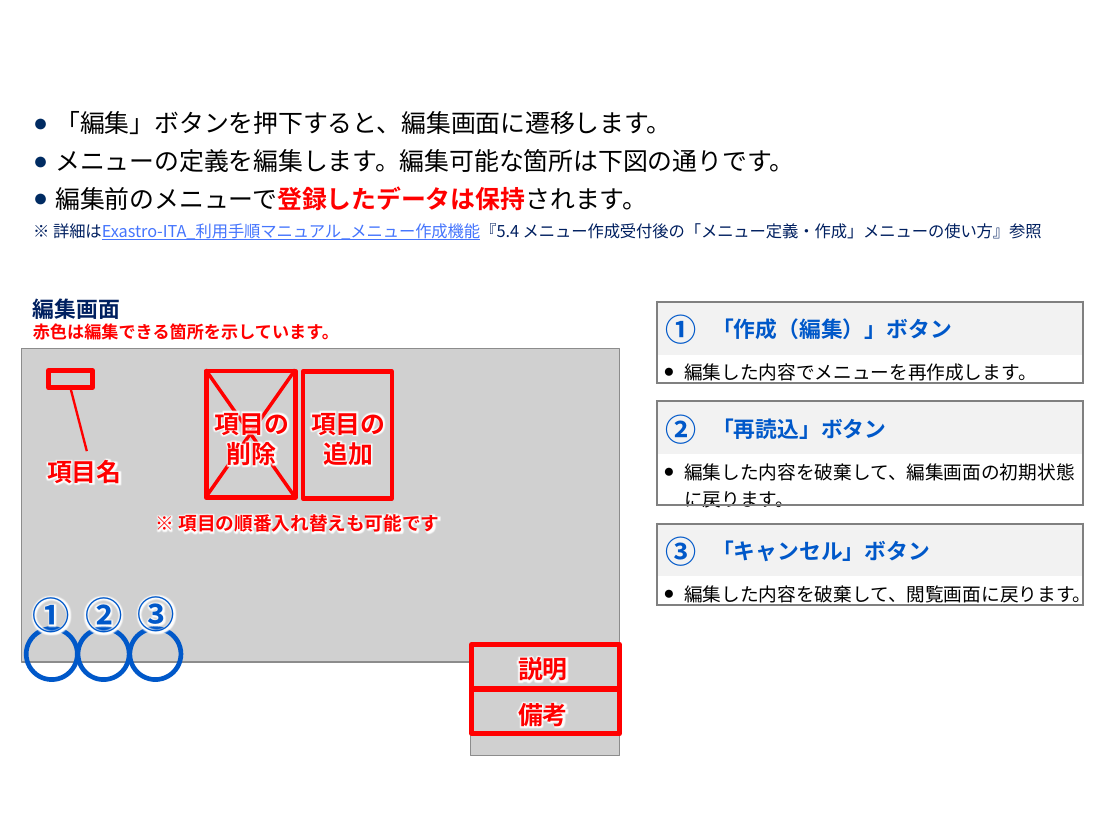
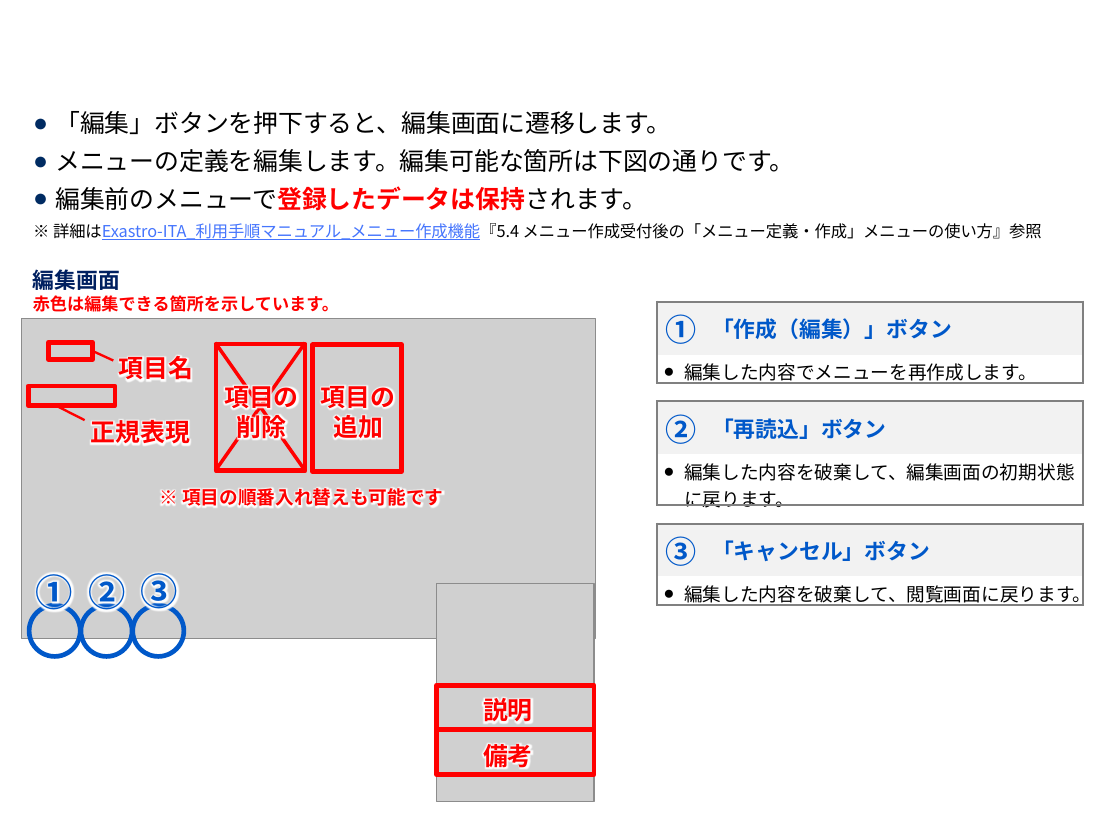
Before and after one commit to exastro-suite/it-automation-docs, a slide deck: slide 21 of asset/Learn_ja/ITA-hg-ps_classroom_lecture_ja.pptx. Drawn at 1120x840 pixels with LibreOffice and Linux fonts; fonts in the diff are those of the drawing; grey boxes stand for pictures; background and template pictures are left out. Boxes give left, top, right and bottom in pixels: in the first picture for what was removed or moved away, otherwise in the second. Text is boxed around its words. In the diff, an @@ line names an element or a change of style, - is before the commit and + after.

```diff
--- a/asset/Learn_ja/ITA-hg-ps_classroom_lecture_ja.pptx
+++ b/asset/Learn_ja/ITA-hg-ps_classroom_lecture_ja.pptx
@@ text at [53,223,1042,240]: text colour #002060 to #000000 in "※ 詳細はExastro-ITA_利用手順マニュアル_メニュー作成機能『5.4 メニュー作成受付後の「メニュー定義・作成 ..." @@
@@ text "編集画面": place and size @@
-text "編集画面" at [33,295,339,340]
+text "編集画面" at [33,266,339,312]
@@ picture: place and size @@
-picture at [22,348,620,662]
+picture at [22,319,596,638]
@@ rectangle: place and size @@
-rectangle at [48,371,92,389]
+rectangle at [48,343,92,361]
@@ line moved from (87, 451) - (71, 388) to (113, 361) - (93, 351) @@
@@ text "項目名": place and size @@
-text "項目名" at [47,456,121,488]
+text "項目名" at [119,352,193,384]
@@ 2 texts, 2 rectangles, 2 lines: place and size @@
-2 texts, 2 rectangles, 2 lines at [205,370,392,498]
+2 texts, 2 rectangles, 2 lines at [215,343,402,472]
@@ rectangle added at [28,386,114,407], outline #FF0000 3 pt @@
@@ line added from (85, 420) to (57, 405), #FF0000 1.5 pt @@
@@ text added at [91,416,190,448], 16 pt, text #FF0000, bold @@
+正規表現
@@ picture added at [437,584,595,802] @@
@@ 4 texts, 3 ellipses: place and size @@
-4 texts, 3 ellipses at [26,514,439,680]
+4 texts, 3 ellipses at [29,488,443,656]
@@ picture removed at [470,645,619,756] @@
@@ rectangle: place and size @@
-rectangle at [472,644,619,689]
+rectangle at [437,685,595,730]
@@ text "説明": place and size @@
-text "説明" at [518,653,568,685]
+text "説明" at [483,694,533,726]
@@ rectangle: place and size @@
-rectangle at [472,689,619,734]
+rectangle at [437,730,595,775]
@@ text "備考": place and size @@
-text "備考" at [518,699,568,731]
+text "備考" at [483,740,533,772]
```
Also in this commit, not shown: 21 other slides changed, 1 slide added, 1 other file.
